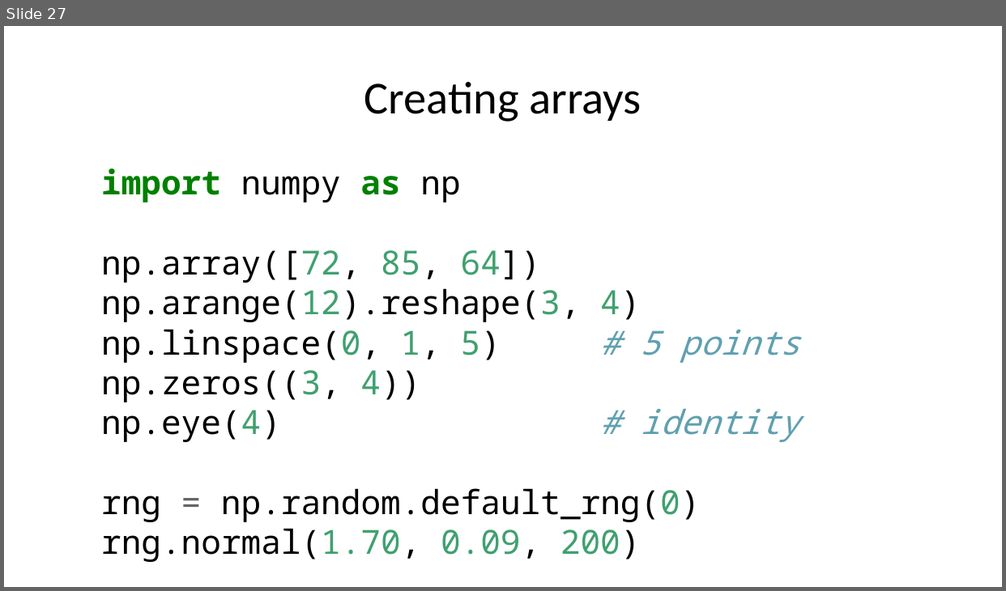
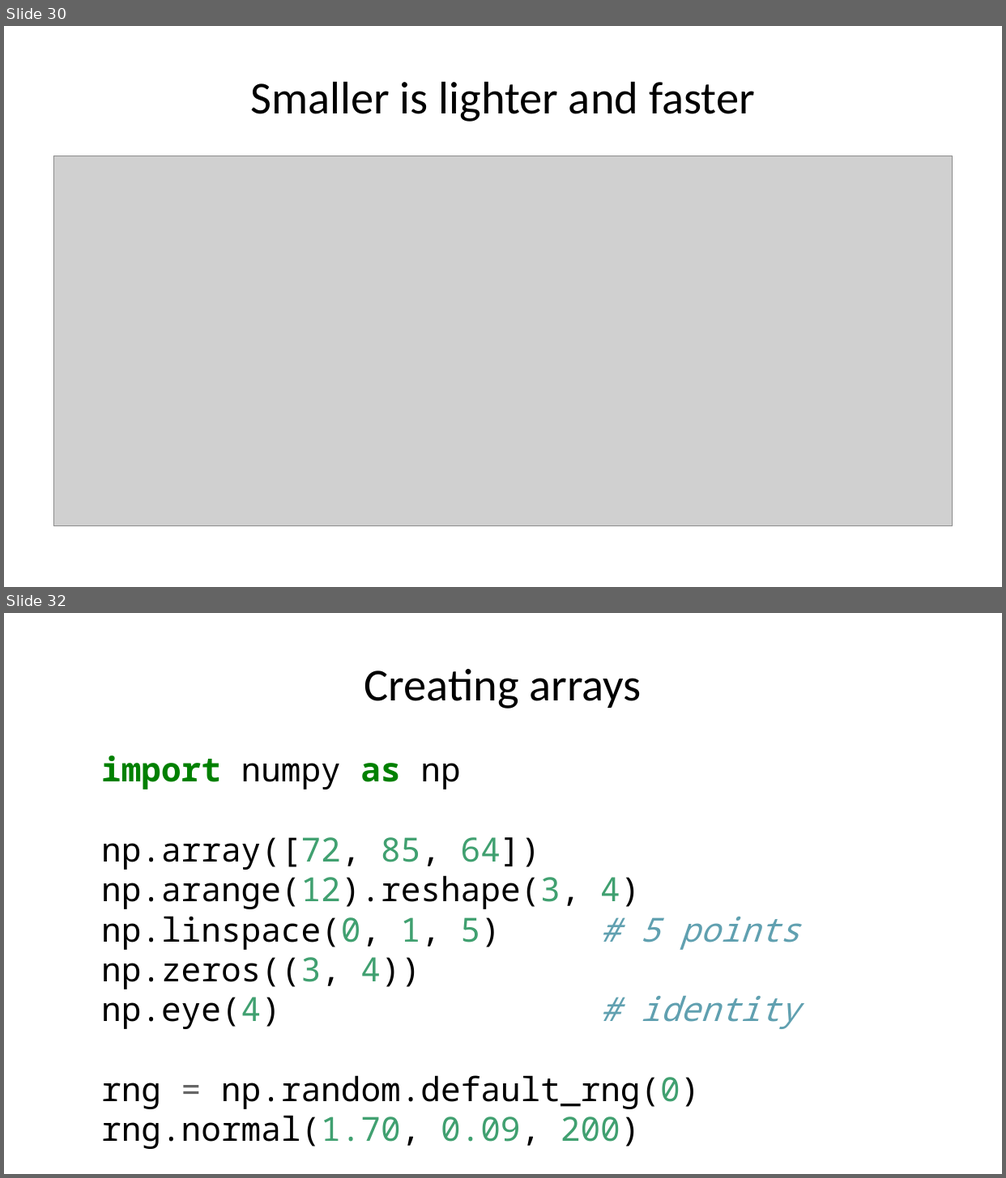
Before and after one commit to MICS-Lab/MS_SanteNum2026, a slide deck: Programming01/Session01/slides.pptx. Shown one above the other, each under a label of ours: slide 27 before the commit, slides 30 and 32 after it; the slides between them are not shown. The pictures are 1006x591 and 1006x1178 pixels, drawn with LibreOffice and Linux fonts; fonts in the diff are those of the drawing; grey boxes stand for pictures. Boxes give left, top, right and bottom in pixels: in the first picture for what was removed or moved away, otherwise in the second. Text is boxed around its words. In the diff, an @@ line names an element or a change of style, - is before the commit and + after.

```diff
--- a/Programming01/Session01/slides.pptx
+++ b/Programming01/Session01/slides.pptx
@@ slide 30 added at (4,26,1002,587), background #FFFFFF @@
@@ title added at (251,81,755,122), 33 pt, text #000000 @@
+Smaller is lighter and faster
@@ picture added at (54,156,952,527) @@
@@ what was slide 27 is now slide 32 @@
```
Also in this commit, not shown: 4 other slides added, 1 other file.
